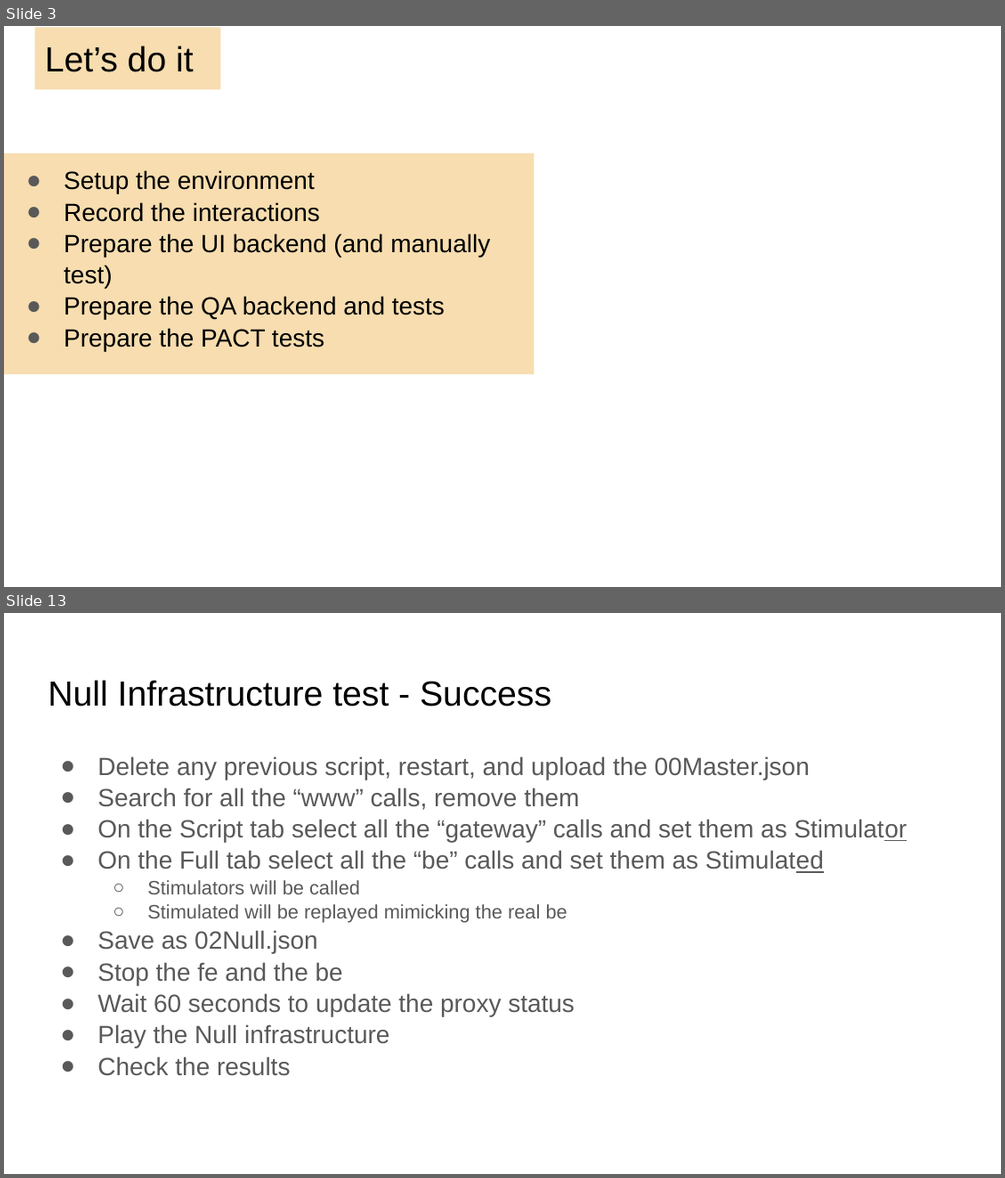
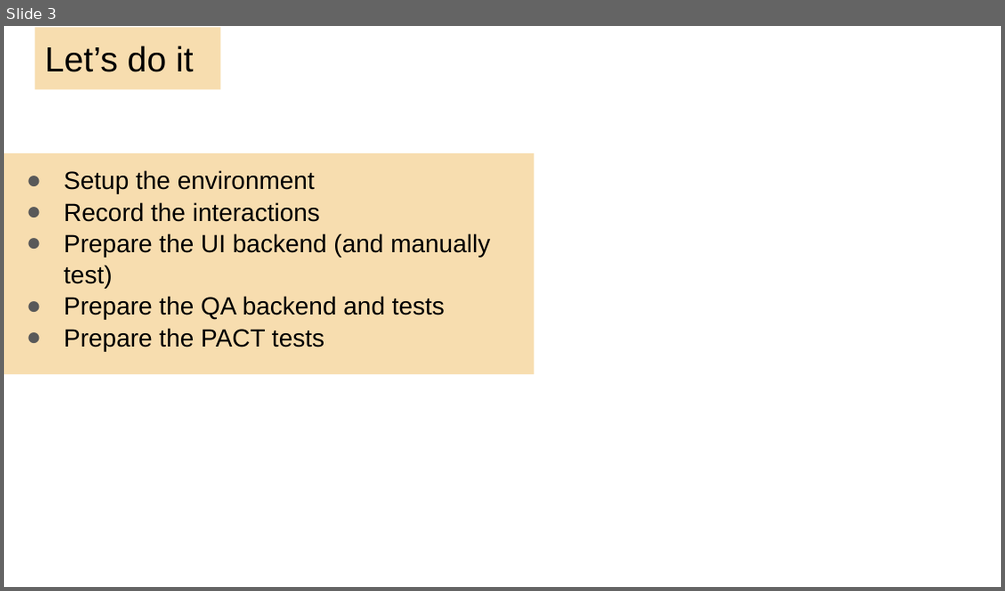
Before and after one commit to kendarorg/HttpAnsweringMachine, a slide deck: docs/HAM.EP.pptx. Shown one above the other, each under a label of ours: slides 3 and 13 before the commit, slide 3 after it; the slides between them are not shown. The pictures are 1005x1178 and 1005x591 pixels, drawn with LibreOffice and Linux fonts; fonts in the diff are those of the drawing; background and template pictures are left out. Boxes give left, top, right and bottom in pixels: in the first picture for what was removed or moved away, otherwise in the second. Text is boxed around its words. In the diff, an @@ line names an element or a change of style, - is before the commit and + after.

```diff
--- a/docs/HAM.EP.pptx
+++ b/docs/HAM.EP.pptx
@@ slide 13 removed at bbox=[4, 613, 1001, 1174], background #FFFFFF @@
@@ title removed at bbox=[48, 680, 551, 706] @@
-Null Infrastructure test - Success
@@ text removed at bbox=[97, 756, 907, 1076] @@
-● Delete any previous script, restart, and upload the 00Master.json
-● Search for all the “www” calls, remove them
-● On the Script tab select all the “gateway” calls and set them as Stimulator
-● On the Full tab select all the “be” calls and set them as Stimulated
-  ○ Stimulators will be called
-  ○ Stimulated will be replayed mimicking the real be
-● Save as 02Null.json
-● Stop the fe and the be
-● Wait 60 seconds to update the proxy status
-● Play the Null infrastructure
-● Check the results
```
Also in this commit, not shown: 3 slides changed, 1 slide added, 12 other slides removed, 1 other file.
